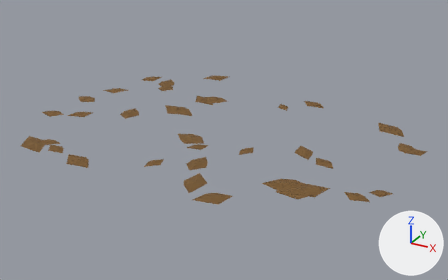
An edit to the glTF model game-assets/models/fallen-leaves.glb, drawn before and after from the same camera.
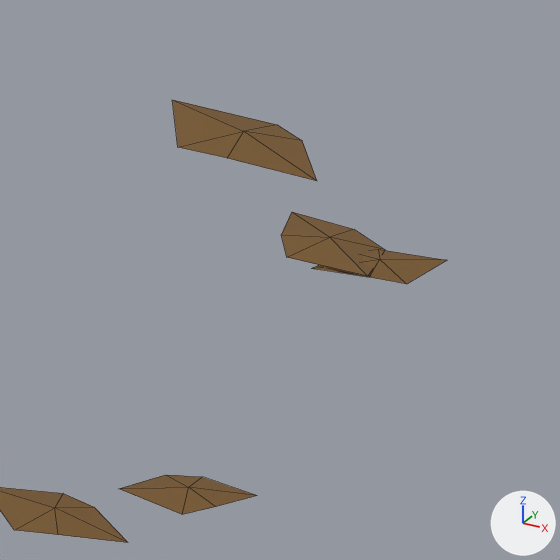
The first picture shows the older version from a camera (50 mm lens) standing at (1.324, -2.415, 1.153) and looking at (0.014, -0.033, -0.038). The close-ups show the older and then the newer version on the part from 78% to 100% of the width and 37% to 73% of the height of that picture. Only the edits that show in the close-ups are written down. Every picture has the same lights, and +X, +Y and +Z are marked at lower right. The close-ups show mesh edges as thin lines. Where no turn or scale is listed for an object, it has been applied to the vertices. Vertices at exactly the same position are counted once.

Script lines for the objects in view, before the commit:
```python
ob_curled_leaf_009 = bpy.data.objects.new('Curled leaf.009', me_curled_leaf_009)
ob_curled_leaf_009.location = (0.0, 0.0, 0.0)
ob_curled_leaf_011 = bpy.data.objects.new('Curled leaf.011', me_curled_leaf_011)
ob_curled_leaf_011.location = (0.0, 0.0, 0.0)
ob_curled_leaf_017 = bpy.data.objects.new('Curled leaf.017', me_curled_leaf_017)
ob_curled_leaf_017.location = (0.0, 0.0, 0.0)
ob_curled_leaf_022 = bpy.data.objects.new('Curled leaf.022', me_curled_leaf_022)
ob_curled_leaf_022.location = (0.0, 0.0, 0.0)
ob_curled_leaf_028 = bpy.data.objects.new('Curled leaf.028', me_curled_leaf_028)
ob_curled_leaf_028.location = (0.0, 0.0, 0.0)
```
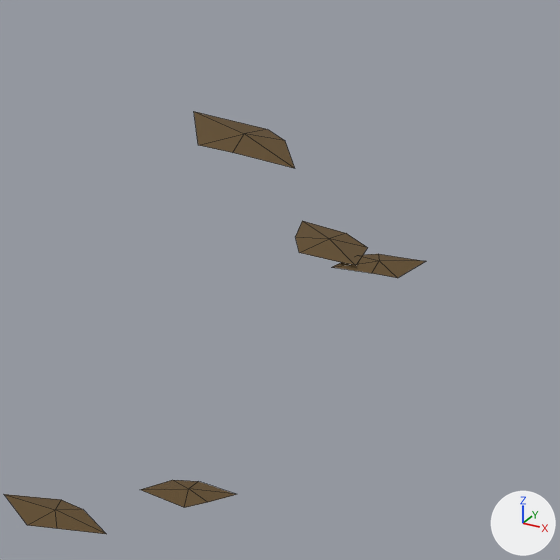
Changed parts and their boxes (x1, y1, x2, y2) in the close-ups (560 x 560 px):
'Curled leaf.009', recoloured, rescaled (30% narrower, 30% shorter): before (172, 100, 317, 181); after (194, 112, 295, 168)
'Curled leaf.017', recoloured, rescaled: before (0, 487, 128, 543); after (4, 494, 106, 534)
'Curled leaf.022', recoloured, rescaled (29% narrower, 29% shorter): before (281, 212, 384, 276); after (295, 221, 368, 266)
'Curled leaf.028', recoloured, rescaled (30% narrower, 28% shorter): before (119, 475, 257, 514); after (141, 480, 237, 508)
'Curled leaf.011', recoloured, rescaled (31% narrower, 29% shorter): before (311, 250, 447, 284); after (333, 254, 426, 278)

What changed in the scene script:
```text
Change mat_leaf_ochre:
    mat_leaf_ochre.base_color: (0.18, 0.094, 0.026) -> (0.115, 0.069, 0.023)  # brown #76562d -> brown #5f4a2a
Change me_curled_leaf_009:
    used by ob_curled_leaf_009; location = (0.0, 0.0, 0.0)
    remove me_curled_leaf_009.from_pydata(...)  # 7 vertices, 6 faces; spans x 0.634..0.786, y 0.281..0.387, z 0.018..0.029
    add me_curled_leaf_009.from_pydata(...)  # 7 vertices, 6 faces; spans x 0.658..0.764, y 0.296..0.37, z 0.019..0.027
    me_curled_leaf_009 part 1: the whole mesh is scaled about its middle by 0.7, then moved by (0.001, -0.001, 0.0)
Change me_curled_leaf_011:
    used by ob_curled_leaf_011; location = (0.0, 0.0, 0.0)
    remove me_curled_leaf_011.from_pydata(...)  # 7 vertices, 6 faces; spans x 0.8244..0.9155, y 0.1061..0.1682, z 0.018..0.0244
    add me_curled_leaf_011.from_pydata(...)  # 7 vertices, 6 faces; spans x 0.8377..0.9014, y 0.1146..0.1581, z 0.0187..0.0232
    me_curled_leaf_011 part 2: the whole mesh is scaled about its middle by 0.7, then moved by (-0.0004, -0.0008, -0.0003)
Change me_curled_leaf_017:
    used by ob_curled_leaf_017; location = (0.0, 0.0, 0.0)
    remove me_curled_leaf_017.from_pydata(...)  # 7 vertices, 6 faces; spans x 0.7175..0.8267, y -0.4076..-0.3421, z 0.018..0.0247
    add me_curled_leaf_017.from_pydata(...)  # 7 vertices, 6 faces; spans x 0.7343..0.8108, y -0.3985..-0.3526, z 0.0187..0.0234
    me_curled_leaf_017 part 3: the whole mesh is scaled about its middle by 0.7, then moved by (0.0005, -0.0007, -0.0003)
Change me_curled_leaf_022:
    used by ob_curled_leaf_022; location = (0.0, 0.0, 0.0)
    remove me_curled_leaf_022.from_pydata(...)  # 7 vertices, 6 faces; spans x 0.7832..0.8688, y 0.1009..0.2085, z 0.018..0.0262
    add me_curled_leaf_022.from_pydata(...)  # 7 vertices, 6 faces; spans x 0.7957..0.8556, y 0.1175..0.1928, z 0.0189..0.0247
    me_curled_leaf_022 part 4: the whole mesh is scaled about its middle by 0.7, then moved by (-0.0004, 0.0005, -0.0004)
Change me_curled_leaf_028:
    used by ob_curled_leaf_028; location = (0.0, 0.0, 0.0)
    remove me_curled_leaf_028.from_pydata(...)  # 7 vertices, 6 faces; spans x 0.8004..0.8847, y -0.3324..-0.2773, z 0.018..0.0237
    add me_curled_leaf_028.from_pydata(...)  # 7 vertices, 6 faces; spans x 0.8134..0.8724, y -0.3233..-0.2848, z 0.0186..0.0226
    me_curled_leaf_028 part 5: the whole mesh is scaled about its middle by 0.7, then moved by (0.0004, 0.0008, -0.0002)
```
